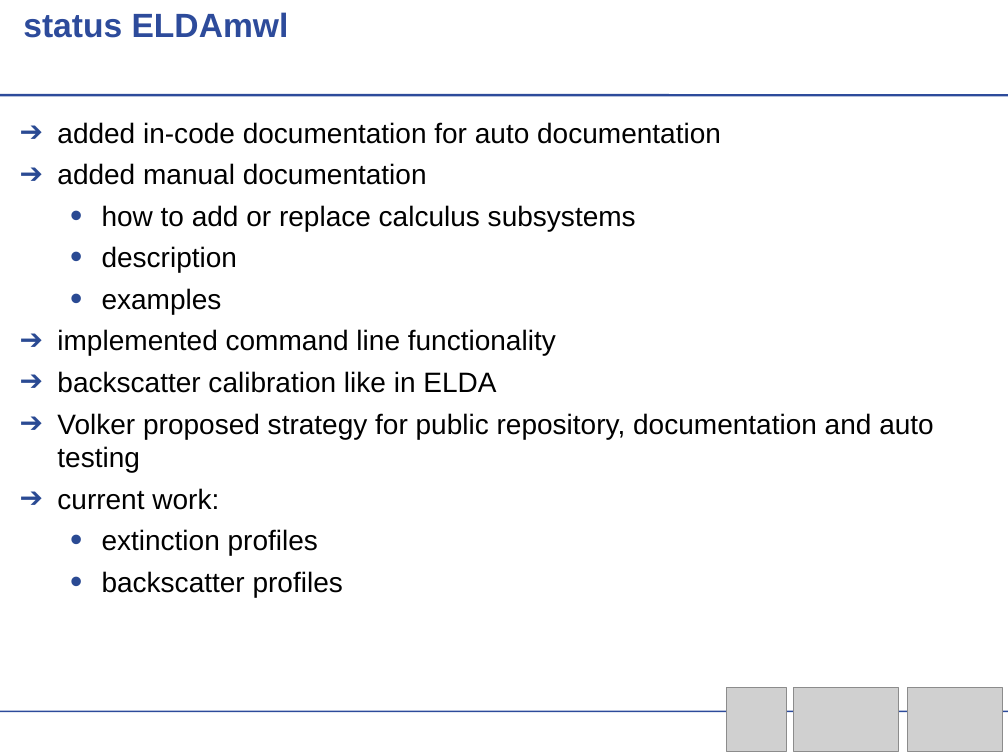
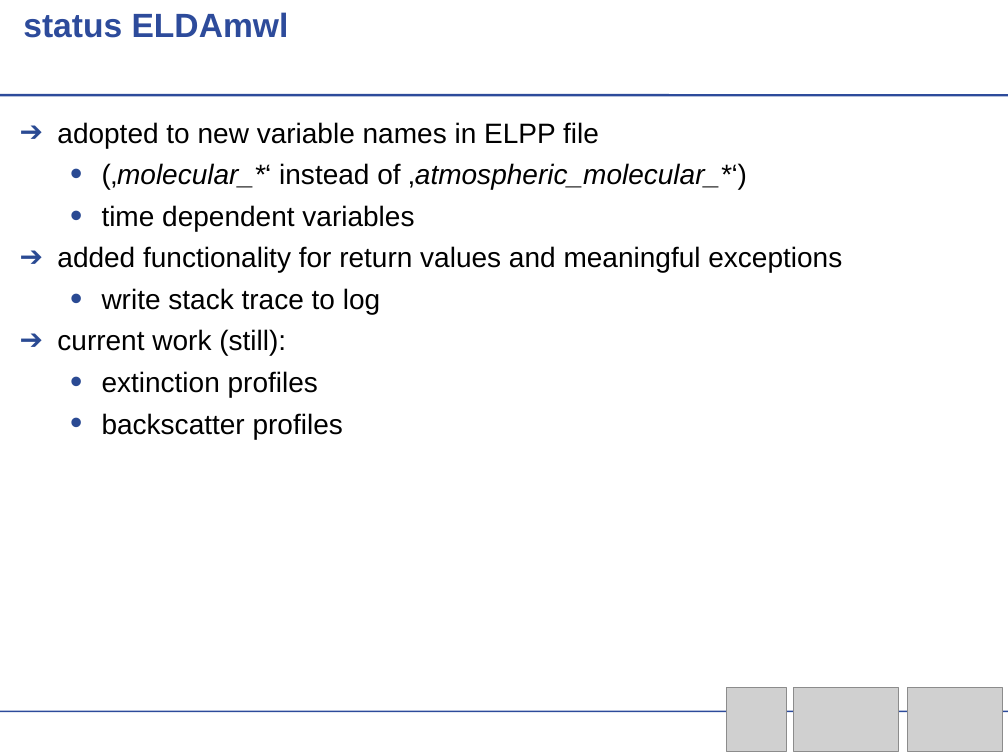
Before and after one commit to actris-scc/ELDAmwl, a slide deck: slide 8 of ELDAmwl.odp (slide 7 before the commit). Drawn at 1008x756 pixels with LibreOffice and Linux fonts; fonts in the diff are those of the drawing; grey boxes stand for pictures; background and template pictures are left out. Boxes give left, top, right and bottom in pixels: in the first picture for what was removed or moved away, otherwise in the second. Text is boxed around its words. In the diff, an @@ line names an element or a change of style, - is before the commit and + after.

Commit message:
new version of ELDA & ELDAmwl status documentation

```diff
--- a/ELDAmwl.odp
+++ b/ELDAmwl.odp
@@ text at bbox=[57, 122, 842, 356]: text changed @@
-➔ added in-code documentation for auto documentation
-➔ added manual documentation
-  • how to add or replace calculus subsystems
-  • description
-  • examples
-➔ implemented command line functionality
-➔ backscatter calibration like in ELDA
-➔ Volker proposed strategy for public repository, documentation and auto testing
-➔ current work:
+➔ adopted to new variable names in ELPP file
+  • (‚molecular_*‘ instead of ‚atmospheric_molecular_*‘)
+  • time dependent variables
+➔ added functionality for return values and meaningful exceptions
+  • write stack trace to log
+➔ current work (still):
```
Also in this commit, not shown: 1 other slide changed, 2 slides added, 1 other file.
